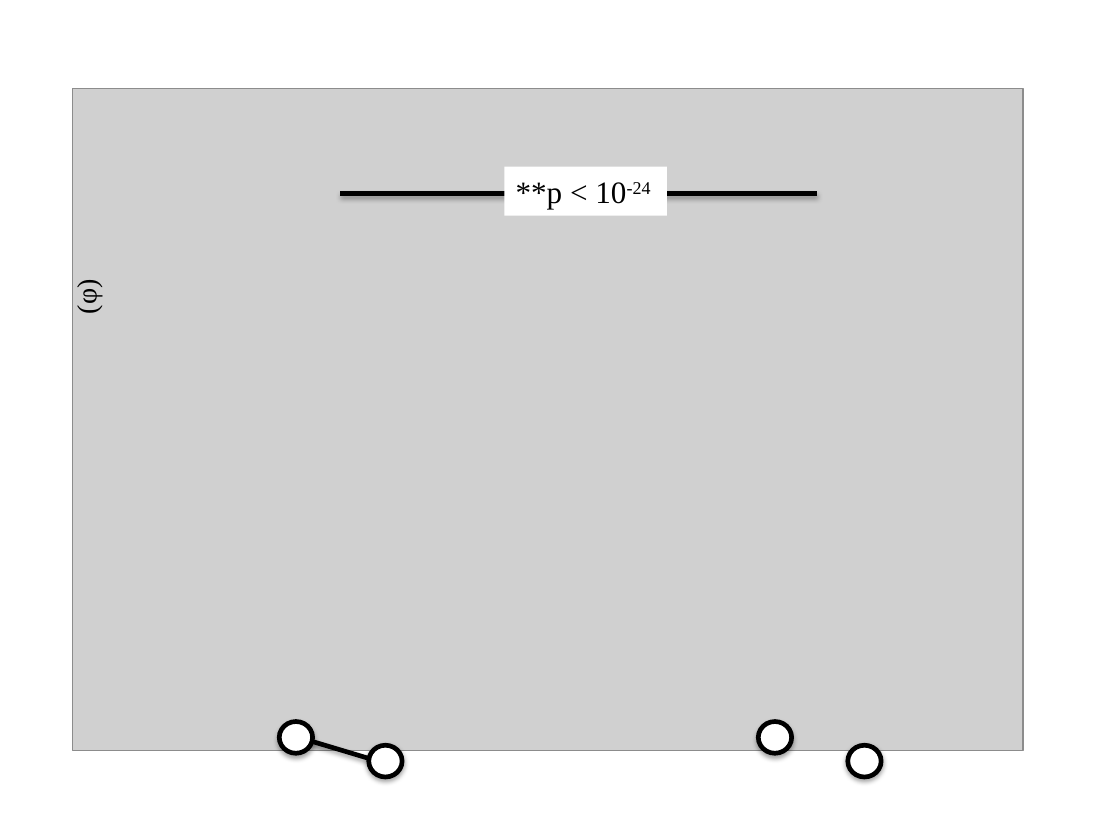
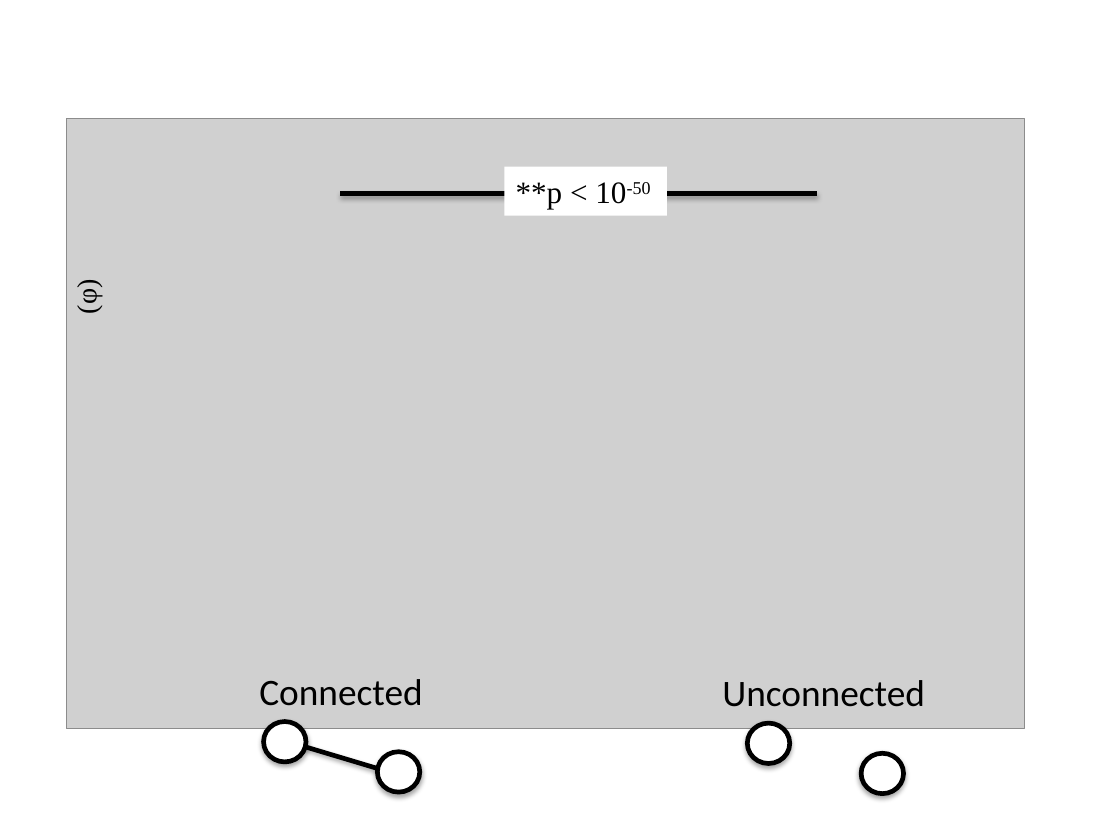
Before and after one commit to AurinaBMH/WORMPlosCBtemplate, a slide deck: slide 6 of figs/PlotsSummary.pptx (slide 5 before the commit). Drawn at 1120x840 pixels with LibreOffice and Linux fonts; fonts in the diff are those of the drawing; grey boxes stand for pictures. Boxes give left, top, right and bottom in pixels: in the first picture for what was removed or moved away, otherwise in the second. Text is boxed around its words. In the diff, an @@ line names an element or a change of style, - is before the commit and + after.

```diff
--- a/figs/PlotsSummary.pptx
+++ b/figs/PlotsSummary.pptx
@@ picture: place and size @@
-picture at <box>73,88,1023,750</box>
+picture at <box>66,119,1025,729</box>
@@ text in rectangle at <box>516,182,651,209</box>: text changed @@
-**p < 10-24
+**p < 10-50
@@ text added at <box>259,679,422,706</box>, 24 pt, text #000000 @@
+Connected
@@ text added at <box>722,680,925,707</box>, 24 pt, text #000000 @@
+Unconnected
@@ ellipse: place and size @@
-ellipse at <box>279,721,312,753</box>
+ellipse at <box>263,721,306,762</box>
@@ line moved from (298, 737) - (385, 764) to (288, 741) - (399, 775) @@
@@ ellipse: place and size @@
-ellipse at <box>758,721,792,753</box>
+ellipse at <box>747,724,790,764</box>
@@ ellipse: place and size @@
-ellipse at <box>368,745,402,776</box>
+ellipse at <box>377,752,420,792</box>
@@ ellipse: place and size @@
-ellipse at <box>848,745,881,776</box>
+ellipse at <box>861,754,904,794</box>
```
Also in this commit, not shown: 3 other slides changed, 3 slides added, 7 other files.
